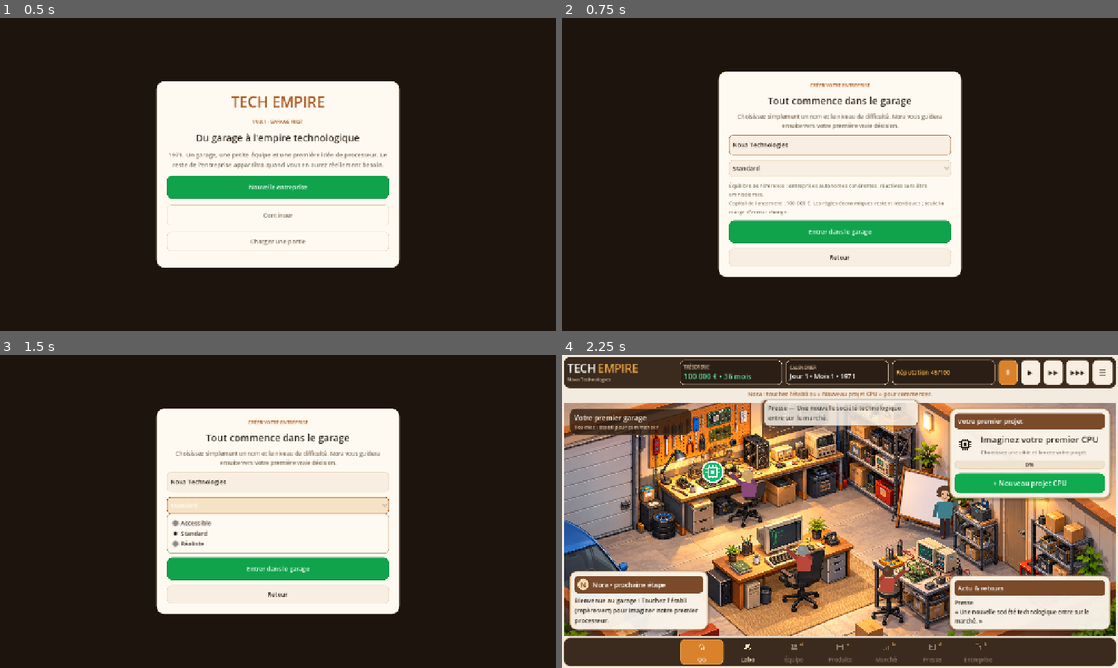
Above: before the commit, frames 1-4 (two rows, left to right).
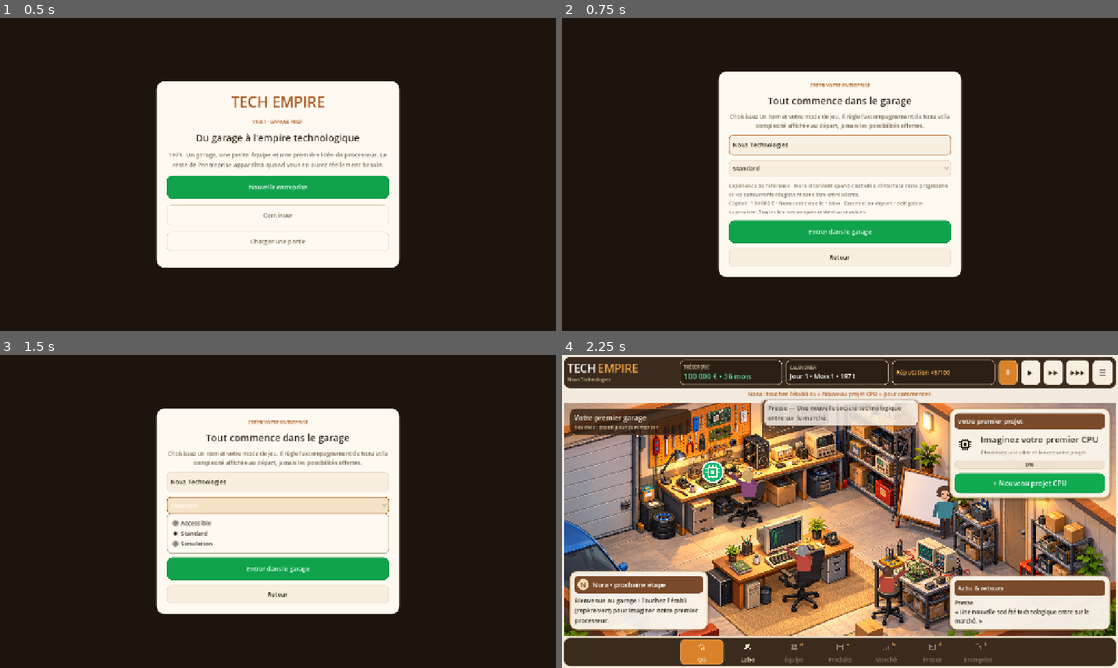
Above: after the commit, the same moments.

Repository: vadorus/addonhardwaregame2d
Game: Godot game, scene res://main.tscn
The game is run twice, just before and just after one commit, with the same random seed, the same clock (stepped at 60 frames per second) and the same inputs.
Inputs:
- Up to frame 1 (0.5 s): no input
- Up to frame 2 (0.75 s): click "Nouvelle entreprise" at 0.5 s
- Up to frame 3 (1.5 s): click "Standard" at 1.25 s
- Up to frame 4 (2.25 s): click "Entrer dans le garage" at 2 s

Frame 1 is identical in both runs. In frame 2, 1.4% of the frame differs, in the area x 30-70%, y 30-64%; in frame 3, 0.6%; in frame 4, nothing differs.

Commit message:
Lot G1 : modes Accessible Standard Simulation

Diff:
--- a/main.gd
+++ b/main.gd
@@ -1205,7 +1205,7 @@
 	var create_title := _label("Tout commence dans le garage", 22)
 	create_title.horizontal_alignment = HORIZONTAL_ALIGNMENT_CENTER
 	setup_creation_box.add_child(create_title)
-	var create_desc := _muted_label("Choisissez simplement un nom et le niveau de difficulté. Nora vous guidera ensuite vers votre première vraie décision.", 13)
+	var create_desc := _muted_label("Choisissez un nom et votre mode de jeu. Il règle l'accompagnement de Nora et la complexité affichée au départ, jamais les possibilités offertes.", 13)
 	create_desc.autowrap_mode = TextServer.AUTOWRAP_WORD_SMART
 	create_desc.horizontal_alignment = HORIZONTAL_ALIGNMENT_CENTER
 	setup_creation_box.add_child(create_desc)
@@ -2008,19 +2008,35 @@
 	var key := _meta(setup_difficulty)
 	var data := BalanceManager.profile_data(key)
 	var capital := int(data.get("starting_capital", 100000))
-	setup_difficulty_label.text = "%s\nCapital de lancement : %s €. Les règles économiques restent identiques ; seule la marge d'erreur change." % [
-		BalanceManager.profile_description(key),
-		_money(capital)
+	var guidance_labels := {"GUIDED":"Nora très présente", "CONTEXTUAL":"Nora contextuelle", "MINIMAL":"Nora discrète"}
+	var depth_labels := {"ESSENTIAL":"Essentiel au départ", "DETAILED":"Détaillé au départ", "EXPERT":"Expert au départ"}
+	var delegation_labels := {"ASSISTED":"délégation conseillée", "SUPERVISED":"délégation supervisée", "DIRECT":"direction directe"}
+	setup_difficulty_label.text = "%s\nCapital : %s € • %s • labo : %s • %s. Toutes les mécaniques restent accessibles." % [
+		BalanceManager.profile_description(key), _money(capital),
+		str(guidance_labels.get(BalanceManager.guidance_level(key), "Nora contextuelle")),
+		str(depth_labels.get(BalanceManager.default_lab_depth(key), "Essentiel au départ")),
+		str(delegation_labels.get(BalanceManager.delegation_preset(key), "délégation supervisée"))
 	]
+
+func _apply_game_mode_presentation() -> void:
+	if lab_screen != null and lab_screen.has_method("set_depth_mode"):
+		lab_screen.call("set_depth_mode", BalanceManager.default_lab_depth())
 
 func _start_new_game():
 	SimulationManager.reset_all(setup_name.text, _meta(setup_sector), _meta(setup_difficulty))
+	_apply_game_mode_presentation()
 	TimeManager.time_scale = 0.0
 	setup_layer.visible = false
 	game_over_layer.visible = false
 	if tabs != null:
 		tabs.current_tab = 0
-	status_label.text = "Nora : touchez l'établi ou « Nouveau projet CPU » pour commencer."
+	match BalanceManager.guidance_level():
+		"GUIDED":
+			status_label.text = "Nora : je reste avec vous. Commencez par toucher l'établi ; je vous expliquerai chaque décision importante."
+		"MINIMAL":
+			status_label.text = "Garage prêt. L'établi ouvre la conception CPU ; tous les réglages sont disponibles."
+		_:
+			status_label.text = "Nora : touchez l'établi ou « Nouveau projet CPU » pour commencer."
 	_refresh_all()
 	_start_music_for_current_year()
 
@@ -2030,6 +2046,7 @@
 
 func _load_game_slot(slot: int) -> void:
 	if SaveManager.load_from_slot(slot):
+		_apply_game_mode_presentation()
 		setup_layer.visible=false
 		SimulationManager.is_game_over = Economy.money <= 0
 		game_over_layer.visible=false
--- a/scripts/BalanceManager.gd
+++ b/scripts/BalanceManager.gd
@@ -2,12 +2,15 @@
 
 signal balance_changed(profile_key)
 
-const PROFILE_ORDER := ["ACCESSIBLE", "STANDARD", "REALISTIC"]
+const PROFILE_ORDER := ["ACCESSIBLE", "STANDARD", "SIMULATION"]
 
 const PROFILES := {
 	"ACCESSIBLE":{
 		"label":"Accessible",
-		"description":"Simulation complète, avec davantage de marge financière et des entreprises concurrentes moins réactives et plus imparfaites.",
+		"description":"Toutes les mécaniques restent actives, mais Nora explique davantage les choix, le laboratoire s'ouvre en mode Essentiel et l'économie laisse plus de marge.",
+		"guidance_level":"GUIDED",
+		"lab_depth":"ESSENTIAL",
+		"delegation_preset":"ASSISTED",
 		"starting_capital":150000,
 		"operating_cost":0.88,
 		"salary_cost":0.92,
@@ -24,7 +27,10 @@
 	},
 	"STANDARD":{
 		"label":"Standard",
-		"description":"Équilibre de référence : entreprises autonomes cohérentes, réactives sans être omniscientes.",
+		"description":"Expérience de référence : Nora intervient quand c'est utile, l'interface reste progressive et les concurrents réagissent sans être omniscients.",
+		"guidance_level":"CONTEXTUAL",
+		"lab_depth":"ESSENTIAL",
+		"delegation_preset":"SUPERVISED",
 		"starting_capital":100000,
 		"operating_cost":1.00,
 		"salary_cost":1.00,
@@ -39,9 +45,12 @@
 		"ai_commercial_aggression":1.00,
 		"first_generation_runway_target":15.0
 	},
-	"REALISTIC":{
-		"label":"Réaliste",
-		"description":"Simulation exigeante : dirigeants concurrents plus réactifs et plus précis, sans bonus techniques ni argent magique.",
+	"SIMULATION":{
+		"label":"Simulation",
+		"description":"Toutes les informations et responsabilités sont exposées d'emblée : Nora conseille peu, le laboratoire s'ouvre en Expert et les concurrents sont plus réactifs et précis.",
+		"guidance_level":"MINIMAL",
+		"lab_depth":"EXPERT",
+		"delegation_preset":"DIRECT",
 		"starting_capital":95000,
 		"operating_cost":1.04,
 		"salary_cost":1.03,
@@ -60,16 +69,31 @@
 
 var active_profile := "STANDARD"
 
+func normalize_profile_key(profile_key: String) -> String:
+	# Compatibilité avec les sauvegardes créées avant le renommage Réaliste -> Simulation.
+	if profile_key == "REALISTIC":
+		return "SIMULATION"
+	return profile_key if PROFILES.has(profile_key) else "STANDARD"
+
 func reset(profile_key: String = "STANDARD") -> void:
-	active_profile = profile_key if PROFILES.has(profile_key) else "STANDARD"
+	active_profile = normalize_profile_key(profile_key)
 	balance_changed.emit(active_profile)
 
 func profile_keys() -> Array:
 	return PROFILE_ORDER.duplicate()
 
 func profile_data(profile_key: String = "") -> Dictionary:
-	var key := profile_key if profile_key != "" else active_profile
+	var key := normalize_profile_key(profile_key) if profile_key != "" else active_profile
 	return PROFILES.get(key, PROFILES.STANDARD).duplicate(true)
+
+func guidance_level(profile_key: String = "") -> String:
+	return str(profile_data(profile_key).get("guidance_level", "CONTEXTUAL"))
+
+func default_lab_depth(profile_key: String = "") -> String:
+	return str(profile_data(profile_key).get("lab_depth", "ESSENTIAL"))
+
+func delegation_preset(profile_key: String = "") -> String:
+	return str(profile_data(profile_key).get("delegation_preset", "SUPERVISED"))
 
 func profile_label(profile_key: String = "") -> String:
 	return str(profile_data(profile_key).get("label", "Standard"))
@@ -172,5 +196,5 @@
 
 func load_state(state: Dictionary) -> void:
 	var key := str(state.get("active_profile", "STANDARD"))
-	active_profile = key if PROFILES.has(key) else "STANDARD"
+	active_profile = normalize_profile_key(key)
 	balance_changed.emit(active_profile)
--- a/tests/scenarios/DifficultyScenario.gd
+++ b/tests/scenarios/DifficultyScenario.gd
@@ -4,18 +4,29 @@
 	if BalanceManager.active_profile != "STANDARD":
 		return "Default CI game did not start on Standard economic balance"
 	var balance_state := BalanceManager.get_state().duplicate(true)
+	var keys := BalanceManager.profile_keys()
+	if keys != ["ACCESSIBLE", "STANDARD", "SIMULATION"]:
+		return "G1: setup profiles must be Accessible / Standard / Simulation"
+	if BalanceManager.guidance_level() != "CONTEXTUAL" or BalanceManager.default_lab_depth() != "ESSENTIAL":
+		return "G1: Standard should use contextual Nora guidance and progressive lab depth"
 	var standard_salary_cost := BalanceManager.expense_amount(10000, "Salaires")
 	var standard_market_units := MarketManager.segment_market_units("EMBEDDED")
 	var standard_capital := BalanceManager.starting_capital()
 	var standard_runway := BalanceManager.starting_runway_months()
 
 	BalanceManager.reset("ACCESSIBLE")
+	if BalanceManager.guidance_level() != "GUIDED" or BalanceManager.default_lab_depth() != "ESSENTIAL" or BalanceManager.delegation_preset() != "ASSISTED":
+		BalanceManager.load_state(balance_state)
+		return "G1: Accessible preset does not enable guided assistance"
 	var accessible_salary_cost := BalanceManager.expense_amount(10000, "Salaires")
 	var accessible_market_units := MarketManager.segment_market_units("EMBEDDED")
 	var accessible_capital := BalanceManager.starting_capital()
 	var accessible_runway := BalanceManager.starting_runway_months()
 
-	BalanceManager.reset("REALISTIC")
+	BalanceManager.reset("SIMULATION")
+	if BalanceManager.guidance_level() != "MINIMAL" or BalanceManager.default_lab_depth() != "EXPERT" or BalanceManager.delegation_preset() != "DIRECT":
+		BalanceManager.load_state(balance_state)
+		return "G1: Simulation preset does not expose the full simulation by default"
 	var realistic_salary_cost := BalanceManager.expense_amount(10000, "Salaires")
 	var realistic_market_units := MarketManager.segment_market_units("EMBEDDED")
 	var realistic_capital := BalanceManager.starting_capital()
@@ -52,7 +63,7 @@
 		BalanceManager.load_state(balance_state)
 		return "Difficulty does not scale competitor reaction cadence progressively"
 
-	BalanceManager.reset("REALISTIC")
+	BalanceManager.reset("SIMULATION")
 	if absf(BalanceManager.competitor_pressure_factor() - 1.0) > 0.001:
 		BalanceManager.load_state(balance_state)
 		return "Realistic difficulty still gives competitors a hidden market/stat multiplier"
@@ -63,6 +74,12 @@
 		BalanceManager.load_state(balance_state)
 		return "Difficulty changed literal warranty unit economics"
 
+	# Migration G1 : les anciennes sauvegardes REALISTIC deviennent Simulation sans perte.
+	BalanceManager.load_state({"active_profile":"REALISTIC"})
+	if BalanceManager.active_profile != "SIMULATION":
+		BalanceManager.load_state(balance_state)
+		return "G1: legacy REALISTIC save did not migrate to SIMULATION"
+
 	BalanceManager.load_state(balance_state)
 	if BalanceManager.active_profile != "STANDARD":
 		return "Economic difficulty did not survive a state round-trip"
--- a/ui/components/CeoDecisionPanel.gd
+++ b/ui/components/CeoDecisionPanel.gd
@@ -81,6 +81,13 @@
 	_text.text = str(decision.get("text", ""))
 	_text.visible = _text.text != ""
 	var advice := str(decision.get("recommendation", ""))
+	var guidance := BalanceManager.guidance_level()
+	# Accessible : Nora explicite son conseil. Standard : conseil contextuel. Simulation :
+	# elle n'intervient que sur les dossiers critiques, sans retirer aucune option au joueur.
+	if guidance == "MINIMAL" and float(decision.get("severity", 0.0)) < 80.0:
+		advice = ""
+	elif guidance == "GUIDED" and advice != "":
+		advice = "Je vous conseille : %s" % advice
 	_advice.text = "Nora : %s" % advice if advice != "" else ""
 	_advice.visible = advice != ""
 	_feedback.visible = false
Not shown, changed: docs/PLAN_V09_V10.md
Not shown, added: docs/reviews/V09_LOT_G1_MODES_JEU.md
